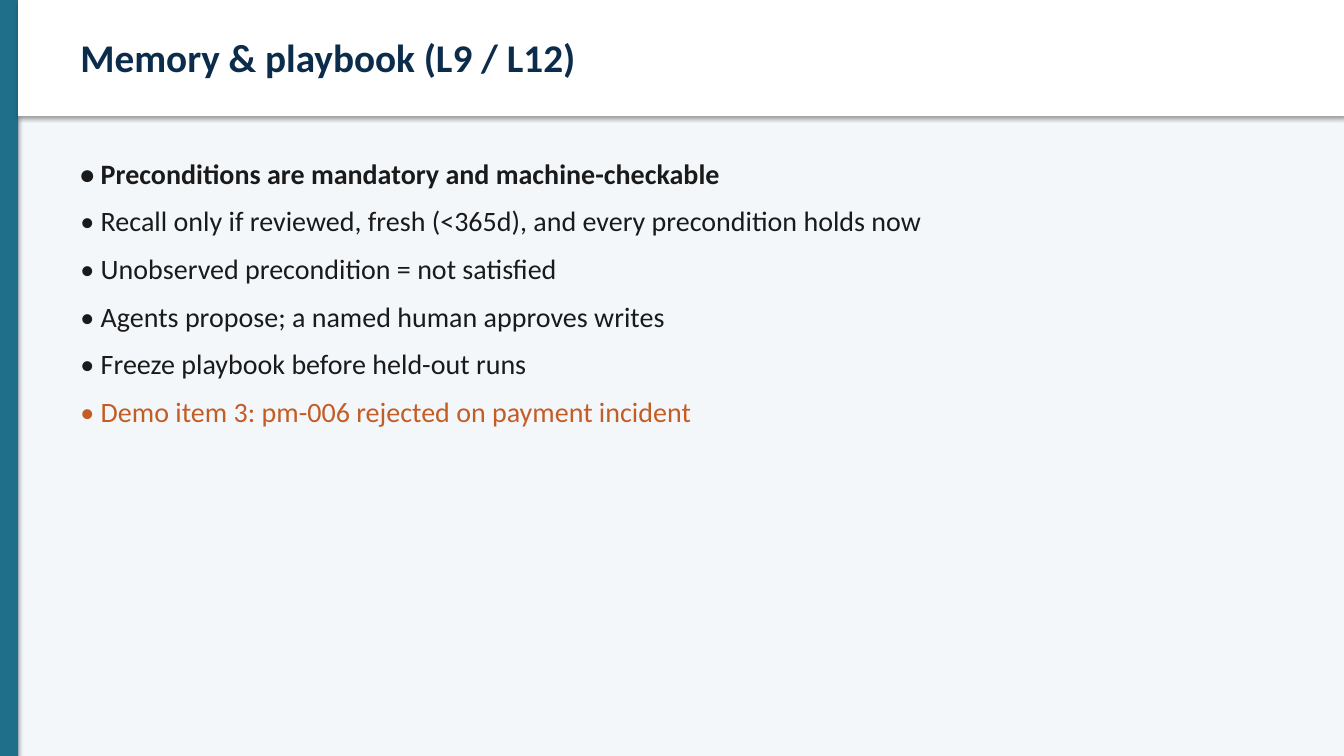
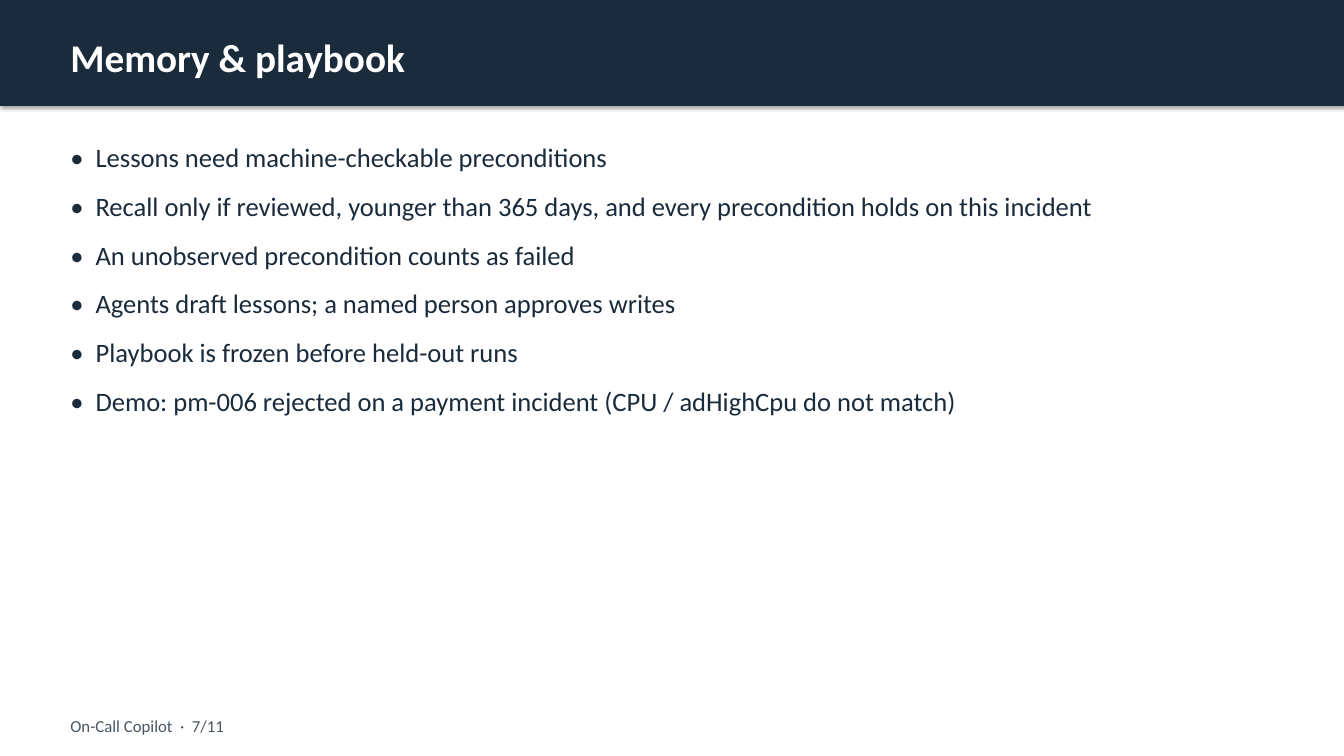
Before and after one commit to IITB-Project-Group/On-Call-Copilot, a slide deck: slide 7 of docs/submission/On-Call-Copilot-Slides.pptx. Drawn at 1344x756 pixels with LibreOffice and Linux fonts; fonts in the diff are those of the drawing. Boxes give left, top, right and bottom in pixels: in the first picture for what was removed or moved away, otherwise in the second. Text is boxed around its words. In the diff, an @@ line names an element or a change of style, - is before the commit and + after.

Commit message:
Refresh submission slides with clearer, less meta wording.

```diff
--- a/docs/submission/On-Call-Copilot-Slides.pptx
+++ b/docs/submission/On-Call-Copilot-Slides.pptx
@@ rectangle: place and size @@
-rectangle at [18,0,1344,116]
+rectangle at [0,0,1344,106]
@@ rectangle at [0,0,1344,106]: fill #FFFFFF to #1A2B3C @@
@@ rectangle removed at [0,0,1344,756] @@
@@ rectangle removed at [0,0,18,756] @@
@@ text at [70,44,405,78]: text changed; text colour #0B2C4A to #FFFFFF @@
-Memory & playbook (L9 / L12)
+Memory & playbook
@@ text at [96,148,1091,416]: text changed; size 20 to 19 pt; text colour #1A1A1A to #1A2B3C @@
-• Preconditions are mandatory and machine-checkable
-• Recall only if reviewed, fresh (<365d), and every precondition holds now
-• Unobserved precondition = not satisfied
-• Agents propose; a named human approves writes
-• Freeze playbook before held-out runs
-• Demo item 3: pm-006 rejected on payment incident
+• Lessons need machine-checkable preconditions
+• Recall only if reviewed, younger than 365 days, and every precondition holds on this incident
+• An unobserved precondition counts as failed
+• Agents draft lessons; a named person approves writes
+• Playbook is frozen before held-out runs
+• Demo: pm-006 rejected on a payment incident (CPU / adHighCpu do not match)
@@ text added at [70,720,224,735], 12 pt, text #4A5563 @@
+On-Call Copilot · 7/11
```
Also in this commit, not shown: 10 other slides changed, 4 other files.
